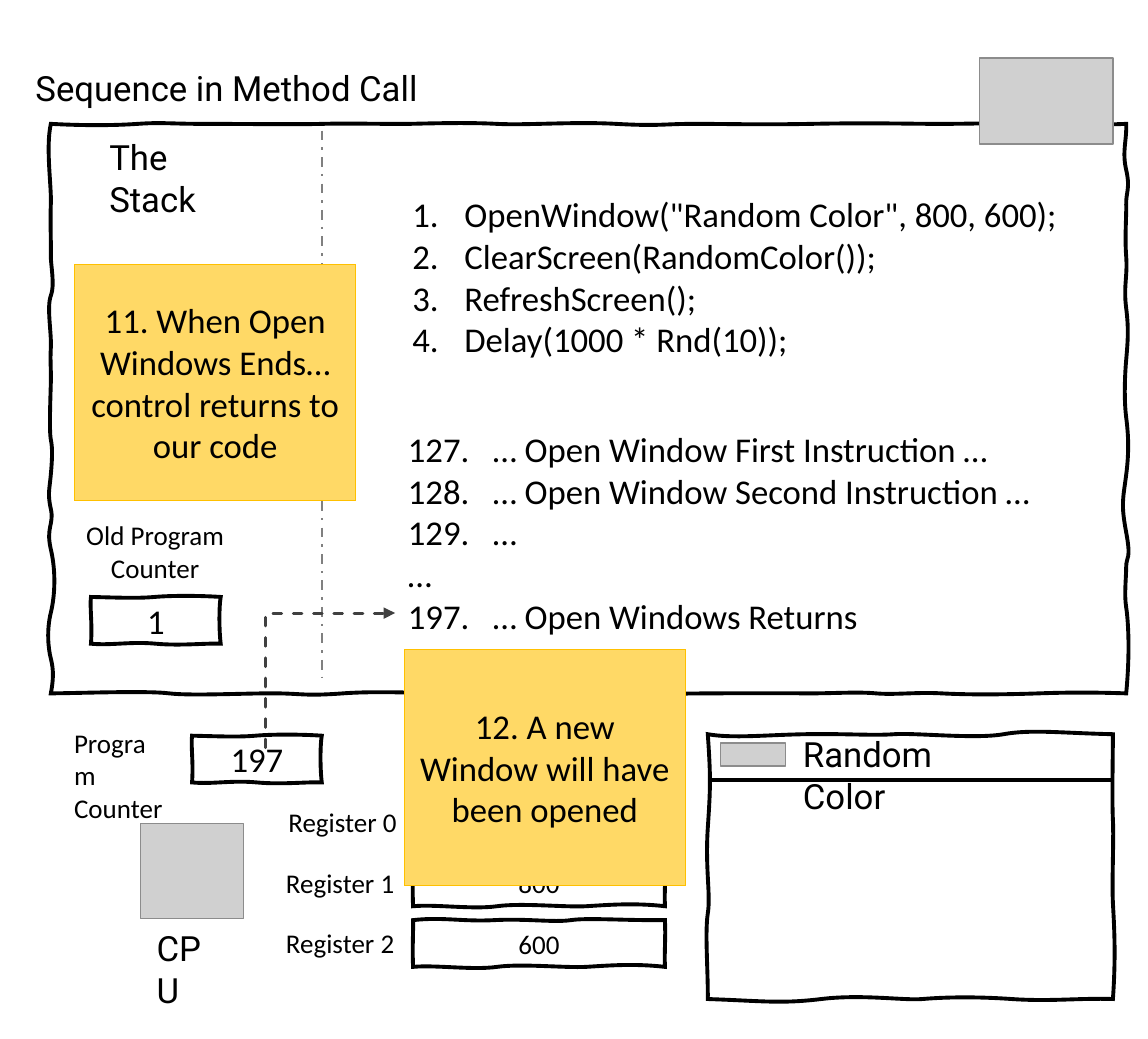
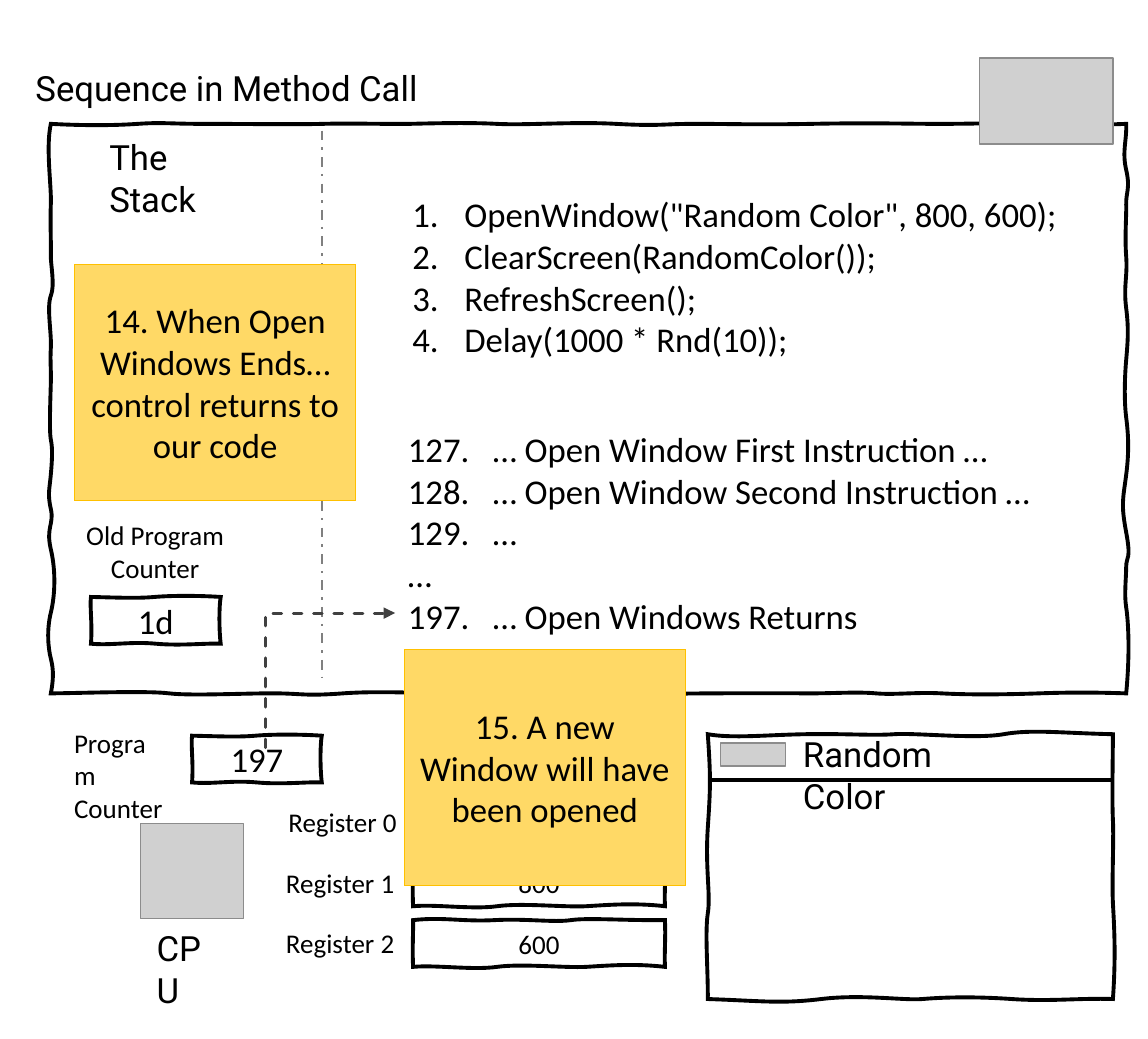
Before and after one commit to splashkit/the-programmers-field-guide, a slide deck: slide 7 of resources/ppt-slides/sequence-data-method-call.pptx. Drawn at 1148x1039 pixels with LibreOffice and Linux fonts; fonts in the diff are those of the drawing; grey boxes stand for pictures; background and template pictures are left out. Boxes give left, top, right and bottom in pixels: in the first picture for what was removed or moved away, otherwise in the second. Text is boxed around its words. In the diff, an @@ line names an element or a change of style, - is before the commit and + after.

```diff
--- a/resources/ppt-slides/sequence-data-method-call.pptx
+++ b/resources/ppt-slides/sequence-data-method-call.pptx
@@ text in rectangle at box(91, 309, 339, 459): text changed @@
-11. When Open Windows Ends… control returns to our code
+14. When Open Windows Ends… control returns to our code
@@ text in freeform shape at box(138, 610, 174, 642): text changed @@
-1
+1d
@@ text in rectangle at box(420, 716, 669, 828): text changed @@
-12. A new Window will have been opened
+15. A new Window will have been opened
```
Also in this commit, not shown: 7 other slides changed, 15 other files.
